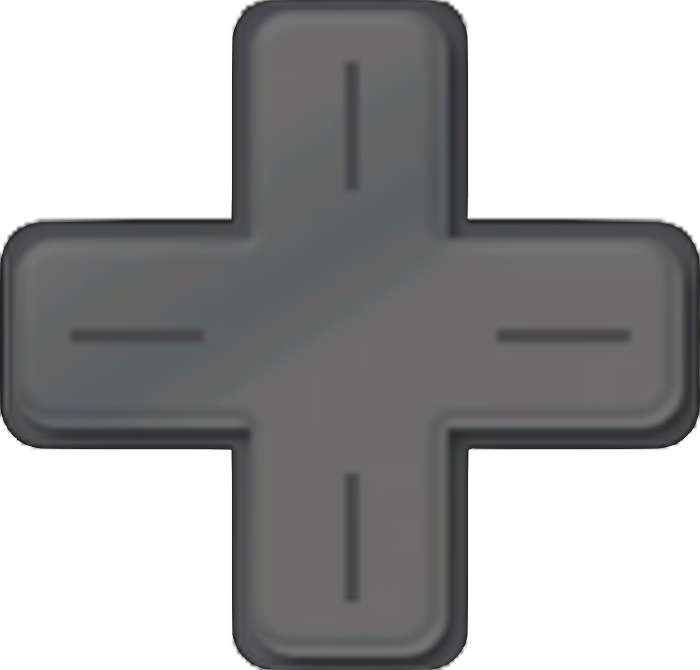
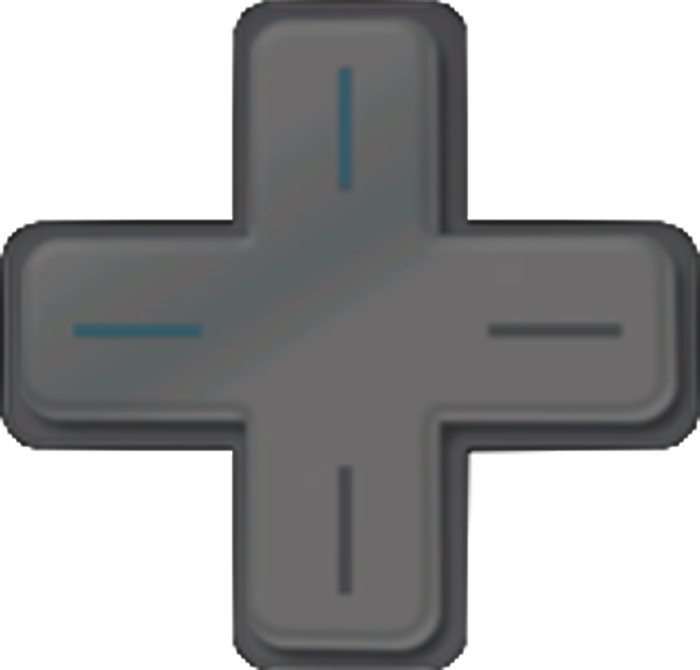
Layer changes from the first w=700, h=670 image to the second:
added layer "Paint Layer 2 (pasted)" (1st of 9) above "Paint Layer 2 (pasted)" over [0, 0, 700, 670]
added layer "Paint Layer 2 (pasted)" (2nd of 9) above "Paint Layer 2 (pasted)" over [0, 0, 700, 670]
added layer "Paint Layer 2 (pasted)" (3rd of 9) above "Paint Layer 2 (pasted)" over [0, 0, 700, 670]
hid "Paint Layer 2 (pasted)" (7th of 9), painted on it over [0, 0, 700, 670]
hid "Paint Layer 2 (pasted)" (8th of 9), painted on it over [0, 0, 700, 670]
